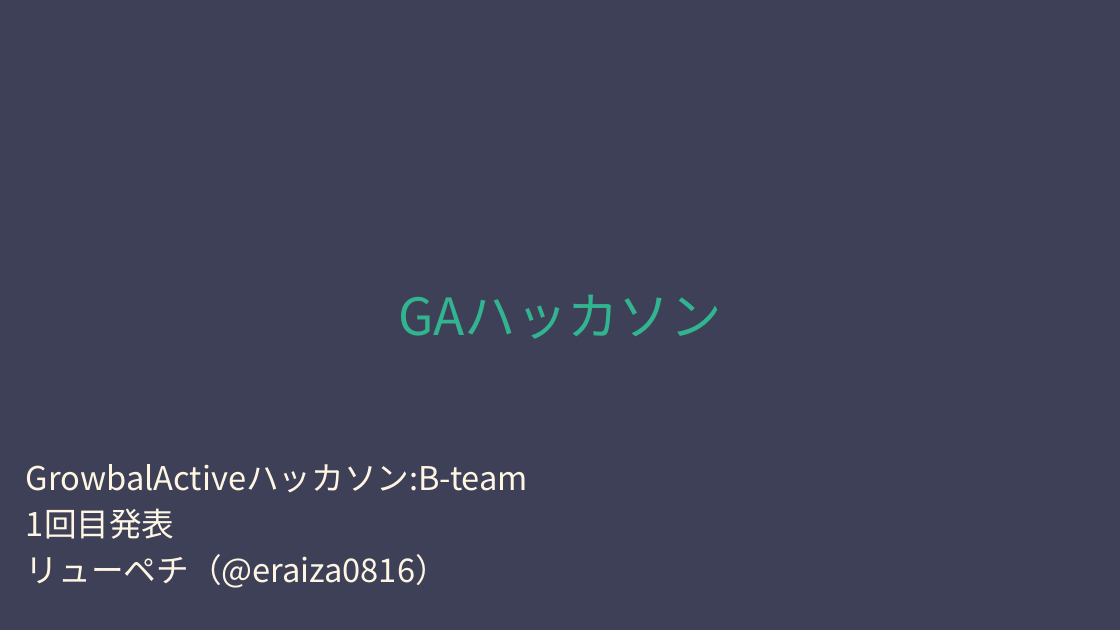
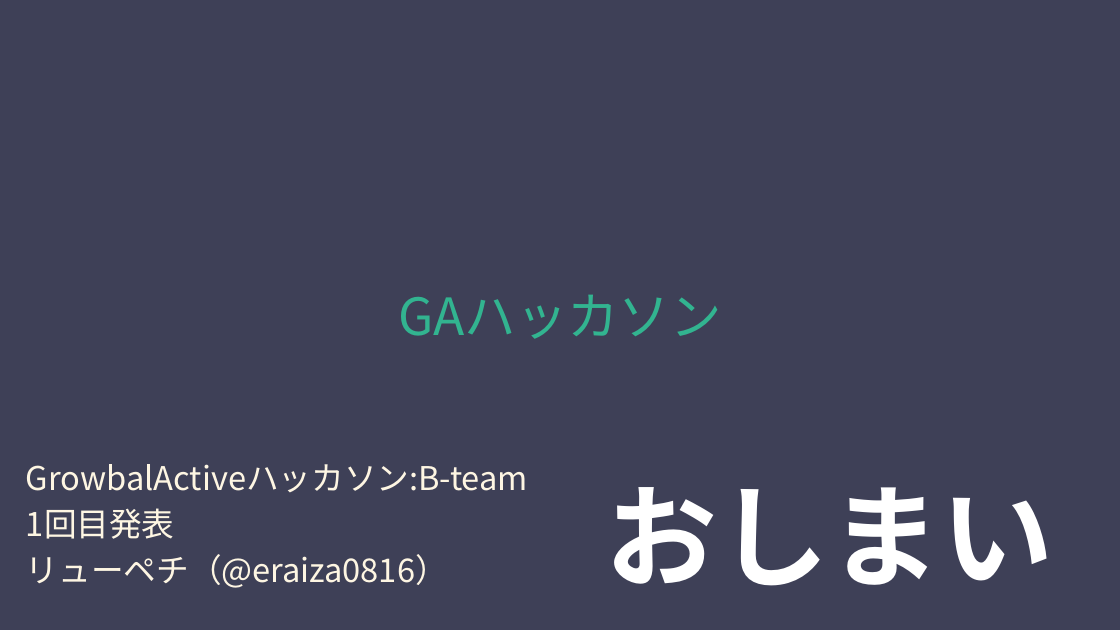
Before and after one commit to swkoubou/Hackathon-TeamB, a slide deck: slide 18 of TeamBスライド.pptx (slide 11 before the commit). Drawn at 1120x630 pixels with LibreOffice and Linux fonts; fonts in the diff are those of the drawing. Boxes give left, top, right and bottom in pixels: in the first picture for what was removed or moved away, otherwise in the second. Text is boxed around its words. In the diff, an @@ line names an element or a change of style, - is before the commit and + after.

```diff
--- a/TeamBスライド.pptx
+++ b/TeamBスライド.pptx
@@ text added at box(606, 487, 1054, 586), 96 pt, text #FFFFFF, bold @@
+おしまい
```
Also in this commit, not shown: 6 other slides changed, 7 slides added.
